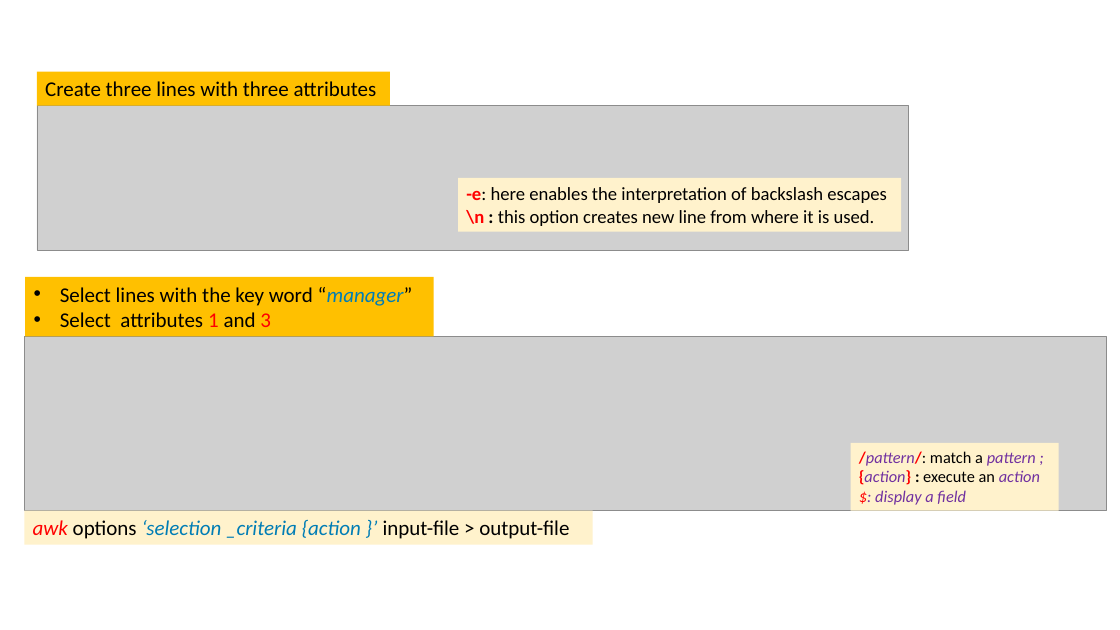
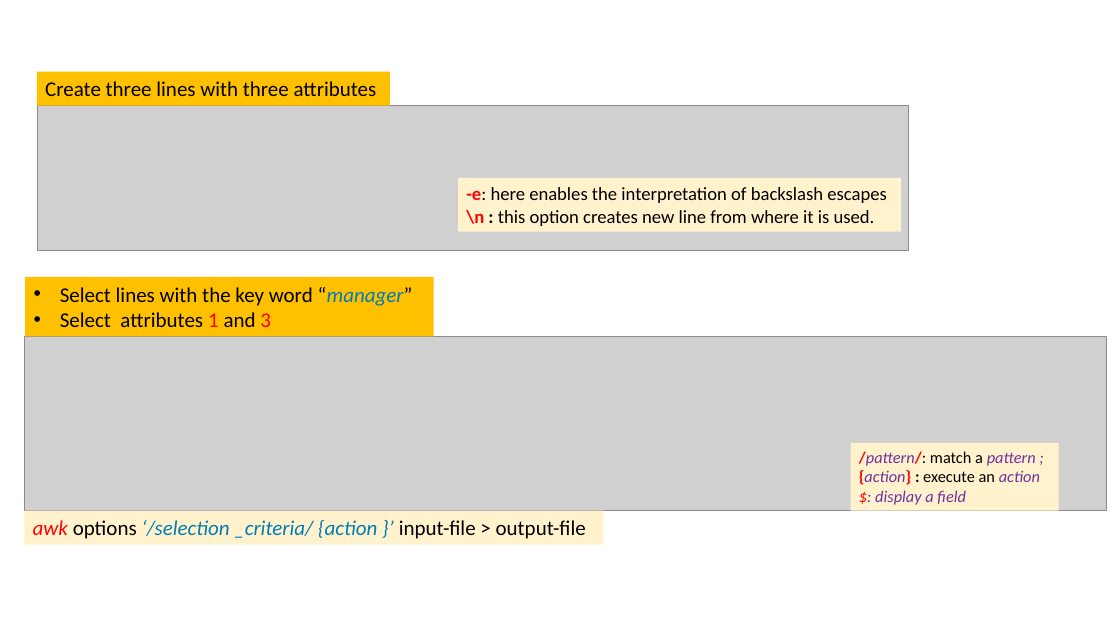
Before and after one commit to frankwxu/digital-forensics-lab, a slide deck: slide 20 of NIST_Data_Leakage_Case/NIST_Data_Leakage_03_WebHistory_SQL.pptx. Drawn at 1120x630 pixels with LibreOffice and Linux fonts; fonts in the diff are those of the drawing; grey boxes stand for pictures; background and template pictures are left out. Boxes give left, top, right and bottom in pixels: in the first picture for what was removed or moved away, otherwise in the second. Text is boxed around its words. In the diff, an @@ line names an element or a change of style, - is before the commit and + after.

```diff
--- a/NIST_Data_Leakage_Case/NIST_Data_Leakage_03_WebHistory_SQL.pptx
+++ b/NIST_Data_Leakage_Case/NIST_Data_Leakage_03_WebHistory_SQL.pptx
@@ rectangle "awk options ‘/selection _criteria/ {action ..." resized from (x1=24, y1=511, x2=593, y2=544) to (x1=24, y1=511, x2=603, y2=544) @@
@@ text in rectangle at (x1=33, y1=520, x2=586, y2=539): text changed; text colour #000000 to #007DB5 @@
-awk options ‘selection _criteria {action }’ input-file > output-file
+awk options ‘/selection _criteria/ {action }’ input-file > output-file
```
Also in this commit, not shown: 6 other slides changed, 10 other files.
